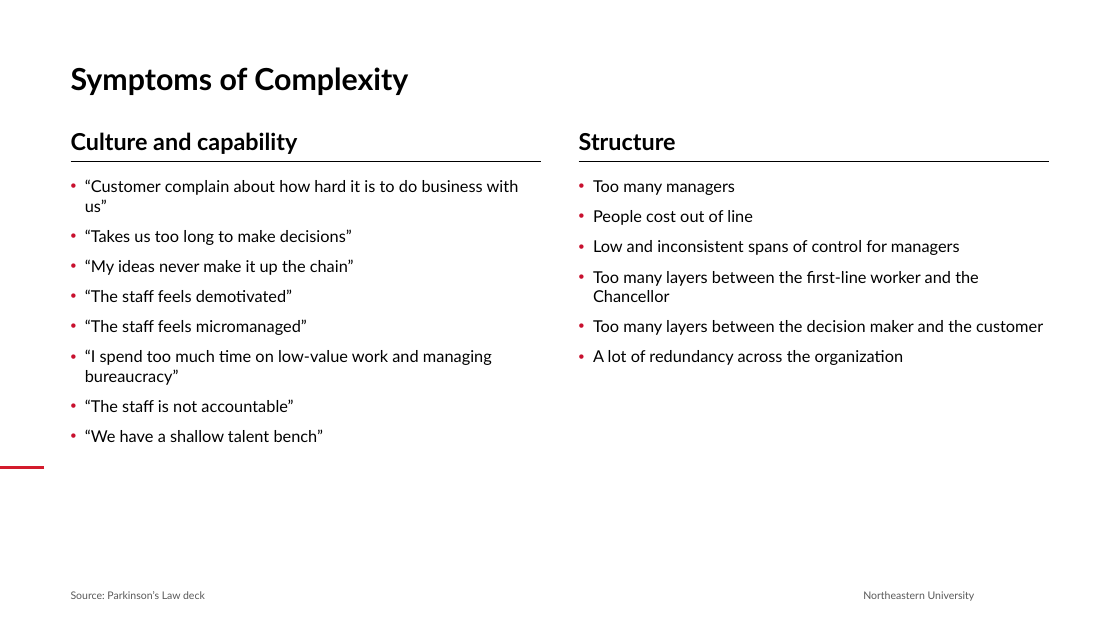
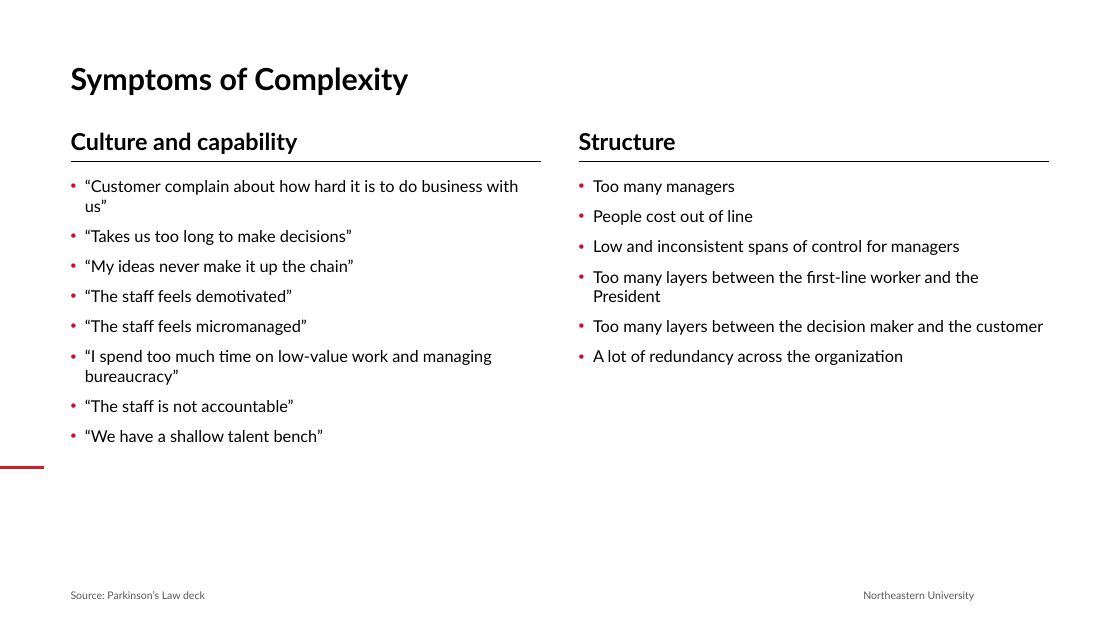
Before and after one commit to brettcsweet/Tonys-repo, a slide deck: slide 11 of 2026-09-29_Role_of_the_Center_Northeastern.pptx. Drawn at 1120x630 pixels with LibreOffice and Linux fonts; fonts in the diff are those of the drawing; background and template pictures are left out. Boxes give left, top, right and bottom in pixels: in the first picture for what was removed or moved away, otherwise in the second. Text is boxed around its words. In the diff, an @@ line names an element or a change of style, - is before the commit and + after.

```diff
--- a/2026-09-29_Role_of_the_Center_Northeastern.pptx
+++ b/2026-09-29_Role_of_the_Center_Northeastern.pptx
@@ text at [593, 271, 979, 302]: text changed @@
-• Too many layers between the first-line worker and the Chancellor
+• Too many layers between the first-line worker and the President
```
Also in this commit, not shown: 3 other slides changed.
